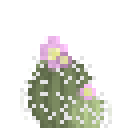
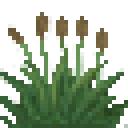
Before/after of a 128 x 128 layered artwork. What changed in the layer stack:
renamed "Group 1" to "tinycactus", hid the group it (2 layers) over [20, 32, 112, 128]
added group "cattails" with 2 layers above "Rectangle 1" over [0, 12, 128, 128]
added layer "cattail.png.bak" in group "cattails" over [0, 56, 128, 128]
added layer "Layer 6" in group "cattails" over [8, 12, 124, 116]
